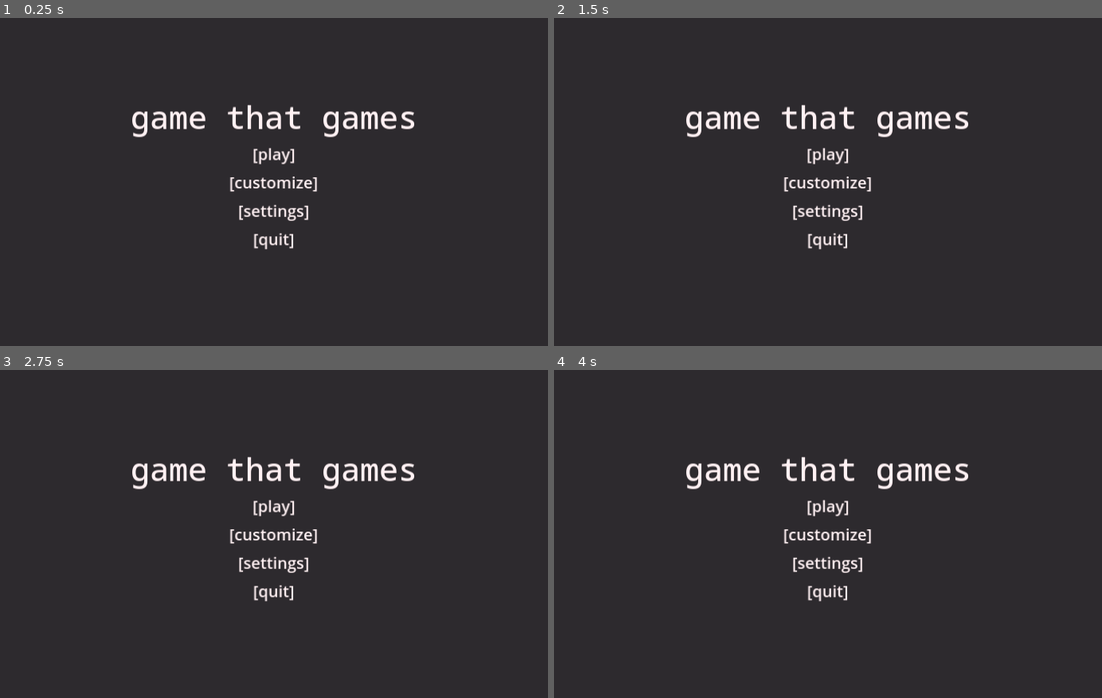
Above: before the commit, frames 1-4 (two rows, left to right).
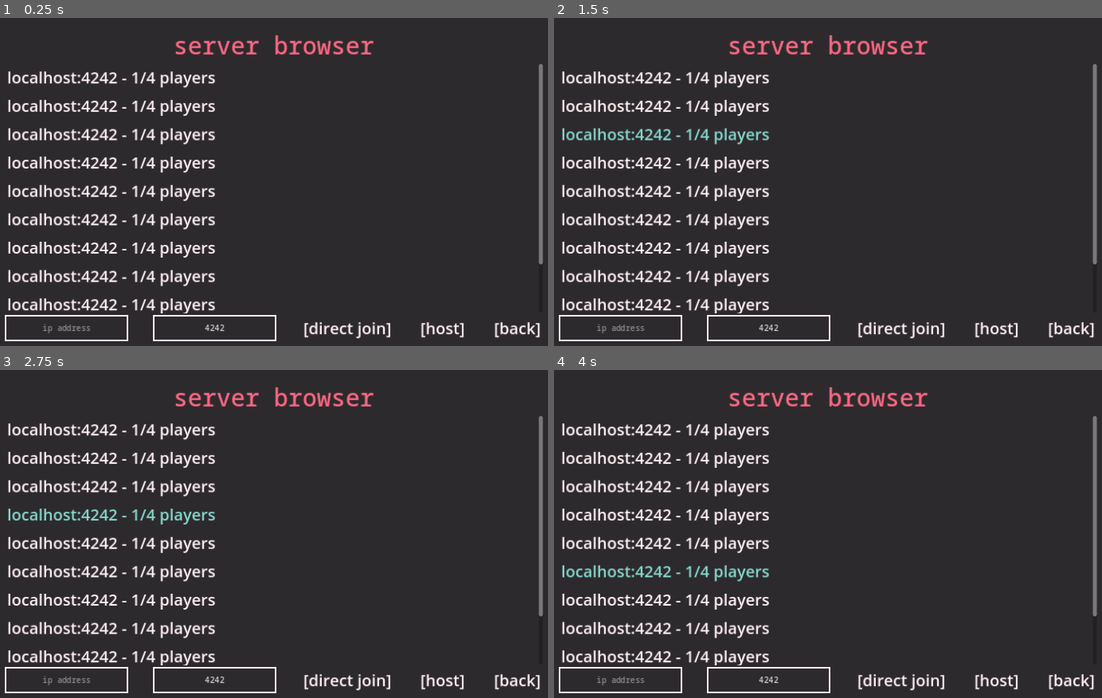
Above: after the commit, the same moments.

Repository: 4efk/new-mp-game
Game: Godot game, scene res://Menu/main_menu.tscn
Two runs of this game, one before a commit and one after it. Both use one fixed random seed, a clock stepped at 60 frames per second and the inputs below.
Inputs (mouse positions are in pixels of both pictures, inside the frame that each line leads up to):
- Up to frame 1 (0.25 s): no input
- Up to frame 2 (1.5 s): click (663, 106) at 0.5 s, where only the run after the commit has a clickable "localhost:4242 - 1/4 players"; click (663, 132) at 1.25 s, where only the run after the commit has a clickable "localhost:4242 - 1/4 players"
- Up to frame 3 (2.75 s): click (109, 514) at 2 s, where only the run after the commit has a clickable "localhost:4242 - 1/4 players"
- Up to frame 4 (4 s): click (663, 543) at 2.75 s, where only the run after the commit has a clickable "localhost:4242 - 1/4 players"; click (663, 570) at 3.5 s, where only the run after the commit has a clickable "localhost:4242 - 1/4 players"

The runs differ from the first frame. In frame 1, 11% of the frame differs, in the area x 0-100%, y 5-99%; in frame 2, 11%; in frame 3, 11%; in frame 4, 11%.

Commit message:
menu style work

Diff:
--- a/src/Menu/main_menu.gd
+++ b/src/Menu/main_menu.gd
@@ -54,9 +54,9 @@
 			server_button_instance.port = Networking.available_servers[available_servers_key_strings[available_servers_names_reformatted.find(available_server)]][1]
 			server_list.add_child(server_button_instance)
 
-	for server_button in server_list.get_children():
-		if not server_button.name in available_servers_names_reformatted:
-			server_button.queue_free()
+	#for server_button in server_list.get_children():
+		#if not server_button.name in available_servers_names_reformatted:
+			#server_button.queue_free()
 
 	# lobby ui
 	for node in players_grid.get_children():
--- a/src/Menu/main_menu.tscn
+++ b/src/Menu/main_menu.tscn
@@ -19,6 +19,7 @@
 script = ExtResource("1_nmt8t")
 
 [node name="MainMenu" type="Control" parent="."]
+visible = false
 layout_mode = 1
 anchors_preset = 15
 anchor_right = 1.0
@@ -112,7 +113,6 @@
 flat = true
 
 [node name="HostJoinBrowser" type="Control" parent="."]
-visible = false
 layout_mode = 1
 anchors_preset = 15
 anchor_right = 1.0
@@ -149,8 +149,39 @@
 [node name="Servers" type="VBoxContainer" parent="HostJoinBrowser/VBoxContainer/ScrollContainer"]
 custom_minimum_size = Vector2(0, 500)
 layout_mode = 2
+alignment = 1
 
 [node name="ServerButton" parent="HostJoinBrowser/VBoxContainer/ScrollContainer/Servers" instance=ExtResource("3_53wn7")]
+layout_mode = 2
+
+[node name="ServerButton2" parent="HostJoinBrowser/VBoxContainer/ScrollContainer/Servers" instance=ExtResource("3_53wn7")]
+layout_mode = 2
+
+[node name="ServerButton3" parent="HostJoinBrowser/VBoxContainer/ScrollContainer/Servers" instance=ExtResource("3_53wn7")]
+layout_mode = 2
+
+[node name="ServerButton4" parent="HostJoinBrowser/VBoxContainer/ScrollContainer/Servers" instance=ExtResource("3_53wn7")]
+layout_mode = 2
+
+[node name="ServerButton5" parent="HostJoinBrowser/VBoxContainer/ScrollContainer/Servers" instance=ExtResource("3_53wn7")]
+layout_mode = 2
+
+[node name="ServerButton6" parent="HostJoinBrowser/VBoxContainer/ScrollContainer/Servers" instance=ExtResource("3_53wn7")]
+layout_mode = 2
+
+[node name="ServerButton7" parent="HostJoinBrowser/VBoxContainer/ScrollContainer/Servers" instance=ExtResource("3_53wn7")]
+layout_mode = 2
+
+[node name="ServerButton8" parent="HostJoinBrowser/VBoxContainer/ScrollContainer/Servers" instance=ExtResource("3_53wn7")]
+layout_mode = 2
+
+[node name="ServerButton9" parent="HostJoinBrowser/VBoxContainer/ScrollContainer/Servers" instance=ExtResource("3_53wn7")]
+layout_mode = 2
+
+[node name="ServerButton10" parent="HostJoinBrowser/VBoxContainer/ScrollContainer/Servers" instance=ExtResource("3_53wn7")]
+layout_mode = 2
+
+[node name="ServerButton11" parent="HostJoinBrowser/VBoxContainer/ScrollContainer/Servers" instance=ExtResource("3_53wn7")]
 layout_mode = 2
 
 [node name="Buttons" type="HBoxContainer" parent="HostJoinBrowser/VBoxContainer"]
